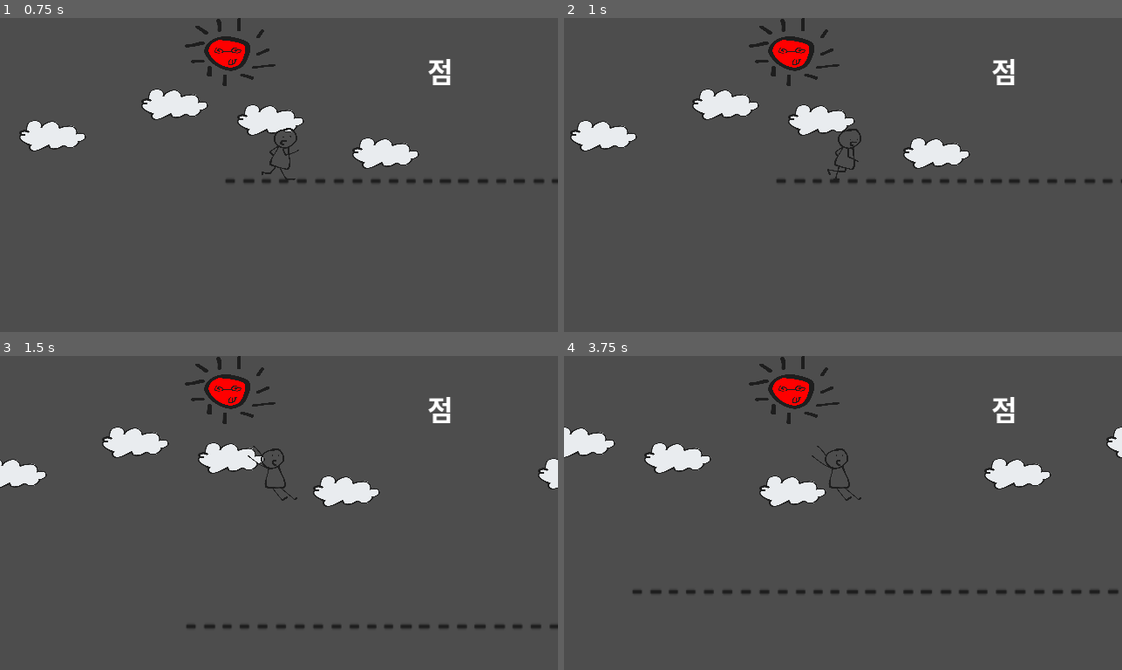
Above: before the commit, frames 1-4 (two rows, left to right).
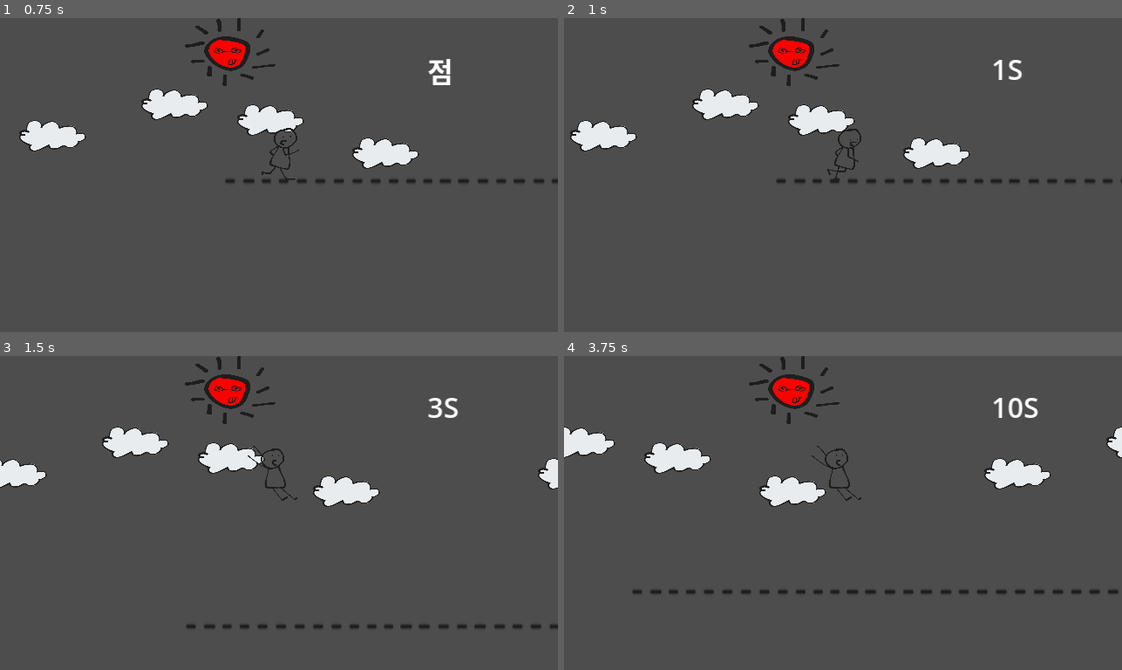
Above: after the commit, the same moments.

Repository: icehongssii/idontwaitingforwater
Game: Godot game, scene res://main.tscn
The game is run twice, just before and just after one commit, with the same random seed, the same clock (stepped at 60 frames per second) and the same inputs.
Inputs:
- Up to frame 1 (0.75 s): click "PLAY" at 0.5 s
- Up to frame 2 (1 s): no input
- Up to frame 3 (1.5 s): tap Enter (enter) at 1.25, 1.35 s
- Up to frame 4 (3.75 s): tap Enter (enter) at 2.1, 2.85, 3.6 s

Frame 1 is identical in both runs. In frame 2, 0.2% of the frame differs, in the area x 76-83%, y 13-22%; in frame 3, 0.2%; in frame 4, 0.4%, in the area x 76-85%, y 13-22%.
Error before the commit: Invalid assignment of property or key 'text' with value of type 'String' on a base object of type 'null instance'. (res://parallax.gd:19)

Commit message:
Fix: 파일명 변경

Diff:
--- a/parallax.gd
+++ b/parallax.gd
@@ -16,4 +16,5 @@
 
 func _on_timer_timeout():
 	score +=1
-	$CanvasLayer/Label.text = str(score) +"S"
+
+	$CanvasLayer/Score.text = str(score) +"S"
